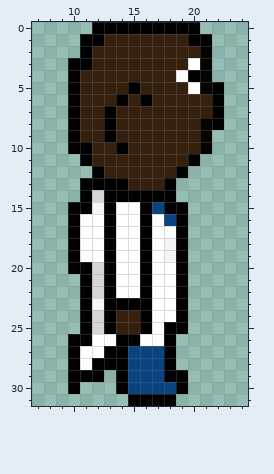
A pixel-art sprite gets an edit: FEDDProject.gmx/sprites/images/sBio_moving_1.png. The first picture shows the starting point.
The file is 32x32 pixels. Colours within 5 levels of each other are drawn and written as one. Shown: x 7..24, y 0..31.
And afterwards:
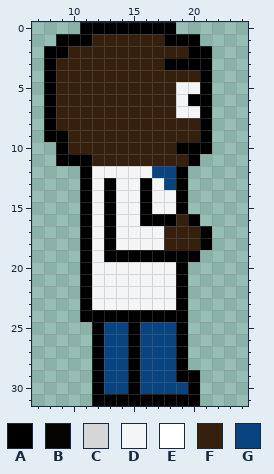
Palette (. is transparent): A #000000  B #060401  C #d4d6d8  D #f3f5f7  E #ffffff  F #351f0d  G #094480
Edits made:
y 0: x 11 . -> A; x 19..20 AA -> ..
y 1: x 9..10 .. -> AA; x 12 A -> F; x 18..19 FF -> AA; x 21 A -> .
y 2: x 8..11 ...A -> AAFF; x 20..21 FB -> AA
y 3: x 8..11 ..AA -> AFFF; x 18..21 FFEB -> AAAA
y 4: x 8..10 ..A -> AFF; x 19..21 EAB -> FFA
y 5: x 8..10 ..A -> AFF; x 15 A -> F; x 19..22 FEBA -> DDA.
y 6: x 8..10 ..A -> AFF; x 14 A -> F; x 16 A -> F; x 19..22 FFFA -> DAA.
y 7: x 8..10 ..A -> AFF; x 13 A -> F; x 19..22 FFFA -> DDA.
y 8: x 8..10 ..A -> AFF; x 13 A -> F; x 21..22 BA -> A.
y 9: x 8..10 ..A -> AAF; x 13 A -> F; x 21 B -> A
y 10: x 9..11 .AA -> AFF; x 14 A -> F; x 19..21 FFB -> AAA
y 11: x 9..10 .. -> AA
y 12: x 11..18 .AFFFFFF -> ADDDDDGG
y 13: x 12 A -> D; x 14..19 AFFFA. -> DDADGA
y 14: x 12 C -> D; x 14..15 AA -> DD; x 17..19 AA. -> DDA
y 15: x 10 A -> .; x 14..15 EE -> DD; x 17..18 GA -> DD
y 16: x 10..12 AEE -> .AD; x 14..15 EE -> DD; x 17..20 EGA. -> AAFA
y 17: x 10..12 AEE -> .AD; x 14..21 EEAEEA.. -> DDDDFFFA
y 18: x 10..12 AEE -> .AD; x 14..21 EEAEDA.. -> DDDDFFFA
y 19: x 10..12 AEE -> .AD; x 14..15 EE -> AA; x 17..18 ED -> AA; x 20 . -> A
y 20: x 10 A -> .; x 12..18 CAEEAEE -> DDDDDDD
y 21..22: x 12..18 CAEEAEE -> DDDDDDD
y 23: x 13..18 AAAAEE -> DDDDDD
y 24: x 12 C -> A; x 14..15 FF -> AA; x 17..18 EE -> AA
y 25: x 11..18 ACAFFAEA -> .AGGAGGG
y 26: x 10..14 AAEEA -> ..AGG; x 16..19 EEA. -> GGGA
y 27: x 10..15 AEEAAG -> ..AGGA; x 18..19 A. -> GA
y 28: x 10..11 AE -> ..; x 13..15 AAG -> GGA; x 18..19 A. -> GA
y 29: x 10..11 AA -> ..; x 13..15 .AG -> GGA; x 18 A -> G; x 20 . -> A
y 30: x 10 A -> .; x 12..15 ..AG -> AGGA; x 19..20 A. -> GA
y 31: x 12..14 ... -> AAA; x 19..20 .. -> AA
